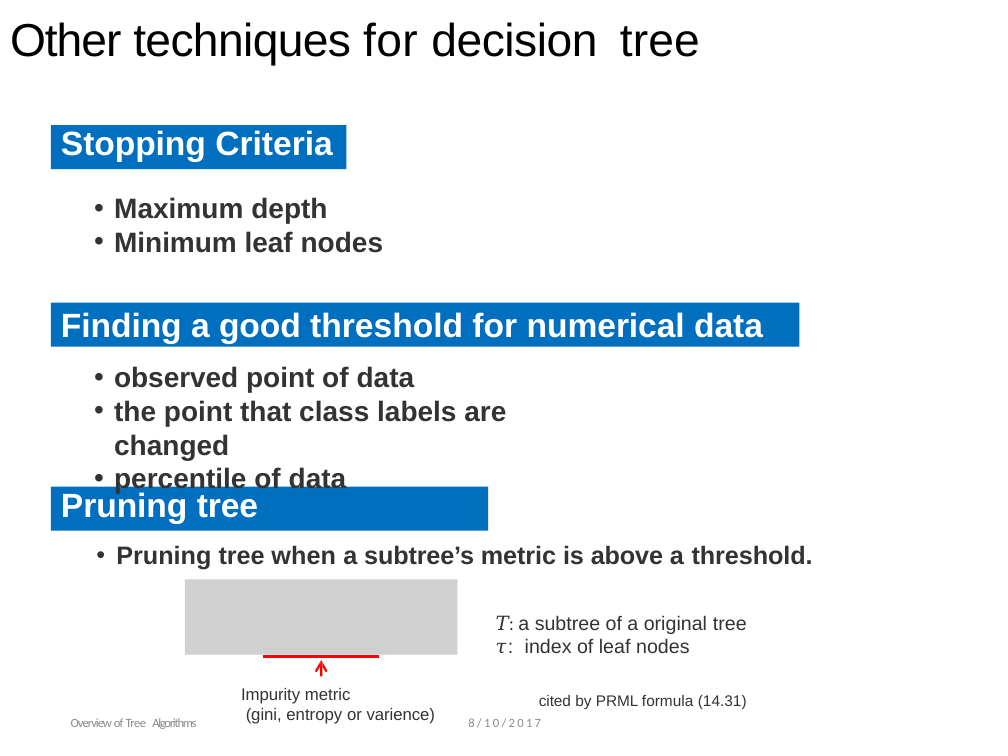
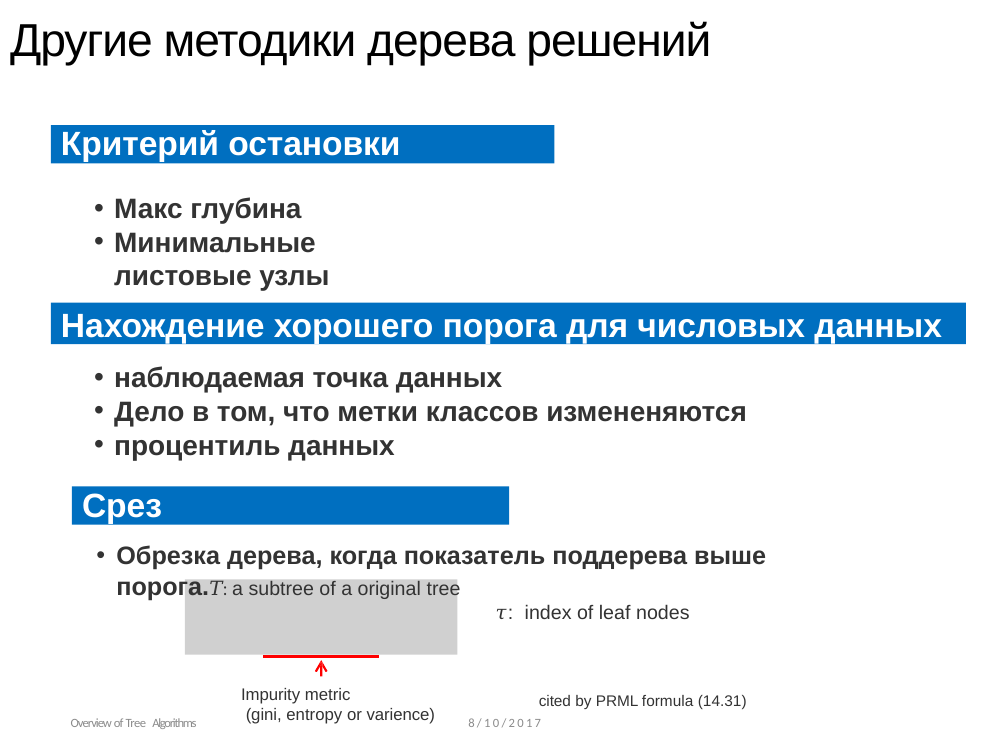
Before and after one commit to ulstu/ml, a slide deck: slide 11 of ml_course_ru/lecture12. Gradient boosting/Lecture 12. From Decision Tree to XGBoost.pptx. Drawn at 1008x756 pixels with LibreOffice and Linux fonts; fonts in the diff are those of the drawing; grey boxes stand for pictures; background and template pictures are left out. Boxes give left, top, right and bottom in pixels: in the first picture for what was removed or moved away, otherwise in the second. Text is boxed around its words. In the diff, an @@ line names an element or a change of style, - is before the commit and + after.

```diff
--- a/ml_course_ru/lecture12. Gradient boosting/Lecture 12. From Decision Tree to XGBoost.pptx
+++ b/ml_course_ru/lecture12. Gradient boosting/Lecture 12. From Decision Tree to XGBoost.pptx
@@ title at bbox=[10, 21, 711, 66]: text changed @@
-Other techniques for decision tree
+Другие методики дерева решений
@@ rectangle "Критерий остановки": place and size @@
-rectangle "Критерий остановки" at bbox=[51, 125, 347, 169]
+rectangle "Критерий остановки" at bbox=[51, 125, 555, 163]
@@ text in rectangle at bbox=[61, 130, 400, 162]: text changed @@
-Stopping Criteria
+Критерий остановки
@@ text at bbox=[114, 197, 329, 291]: text changed @@
-• Maximum depth
-• Minimum leaf nodes
+• Макс глубина
+• Минимальные листовые узлы
@@ rectangle "Нахождение хорошего порога для числовых ...": place and size @@
-rectangle "Нахождение хорошего порога для числовых ..." at bbox=[51, 302, 799, 347]
+rectangle "Нахождение хорошего порога для числовых ..." at bbox=[51, 302, 967, 344]
@@ text in rectangle at bbox=[61, 314, 942, 344]: text changed @@
-Finding a good threshold for numerical data
+Нахождение хорошего порога для числовых данных
@@ text at bbox=[114, 366, 746, 460]: text changed @@
-• observed point of data
-• the point that class labels are changed
-• percentile of data
+• наблюдаемая точка данных
+• Дело в том, что метки классов измененяются
+• процентиль данных
@@ rectangle "Срез": place and size @@
-rectangle "Срез" at bbox=[51, 487, 489, 531]
+rectangle "Срез" at bbox=[72, 487, 509, 525]
@@ text in rectangle at bbox=[82, 493, 162, 524]: text changed @@
-Pruning tree
+Срез
@@ text at bbox=[116, 545, 766, 600]: text changed @@
-• Pruning tree when a subtree’s metric is above a threshold.
-𝑇: a subtree of a original tree
+• Обрезка дерева, когда показатель поддерева выше порога.𝑇: a subtree of a original tree
```
Also in this commit, not shown: 30 other slides changed, 5 slides added, 5 slides removed, 27 other files.
